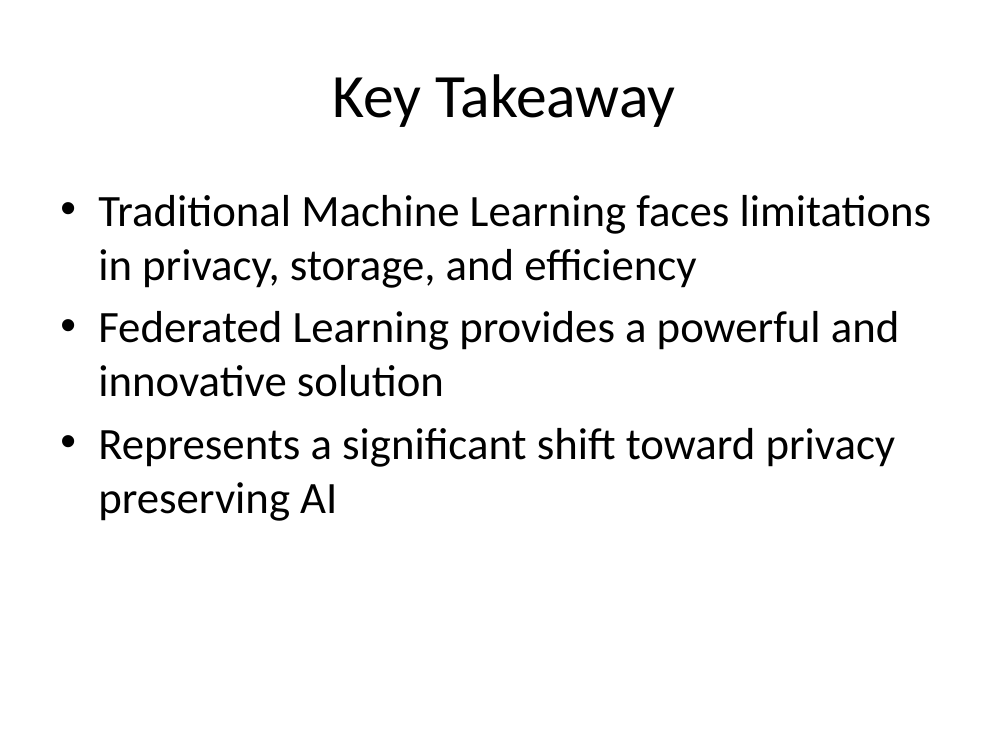
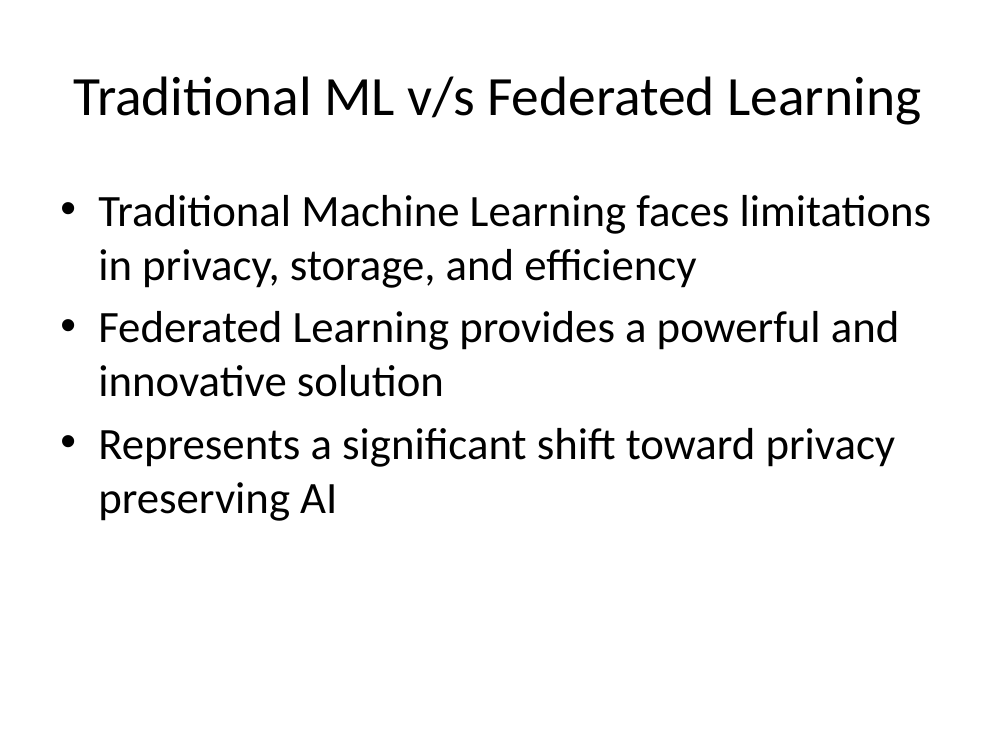
Before and after one commit to look4pritam/FederatedLearning, a slide deck: slide 7 of Presentations/FederatedLearning.pptx. Drawn at 1008x756 pixels with LibreOffice and Linux fonts; fonts in the diff are those of the drawing. Boxes give left, top, right and bottom in pixels: in the first picture for what was removed or moved away, otherwise in the second. Text is boxed around its words. In the diff, an @@ line names an element or a change of style, - is before the commit and + after.

```diff
--- a/Presentations/FederatedLearning.pptx
+++ b/Presentations/FederatedLearning.pptx
@@ title at (x1=74, y1=76, x2=922, y2=125): text changed; size 44 to 39.6 pt @@
-Key Takeaway
+Traditional ML v/s Federated Learning
```
Also in this commit, not shown: 2 other slides changed, 6 slides added.
